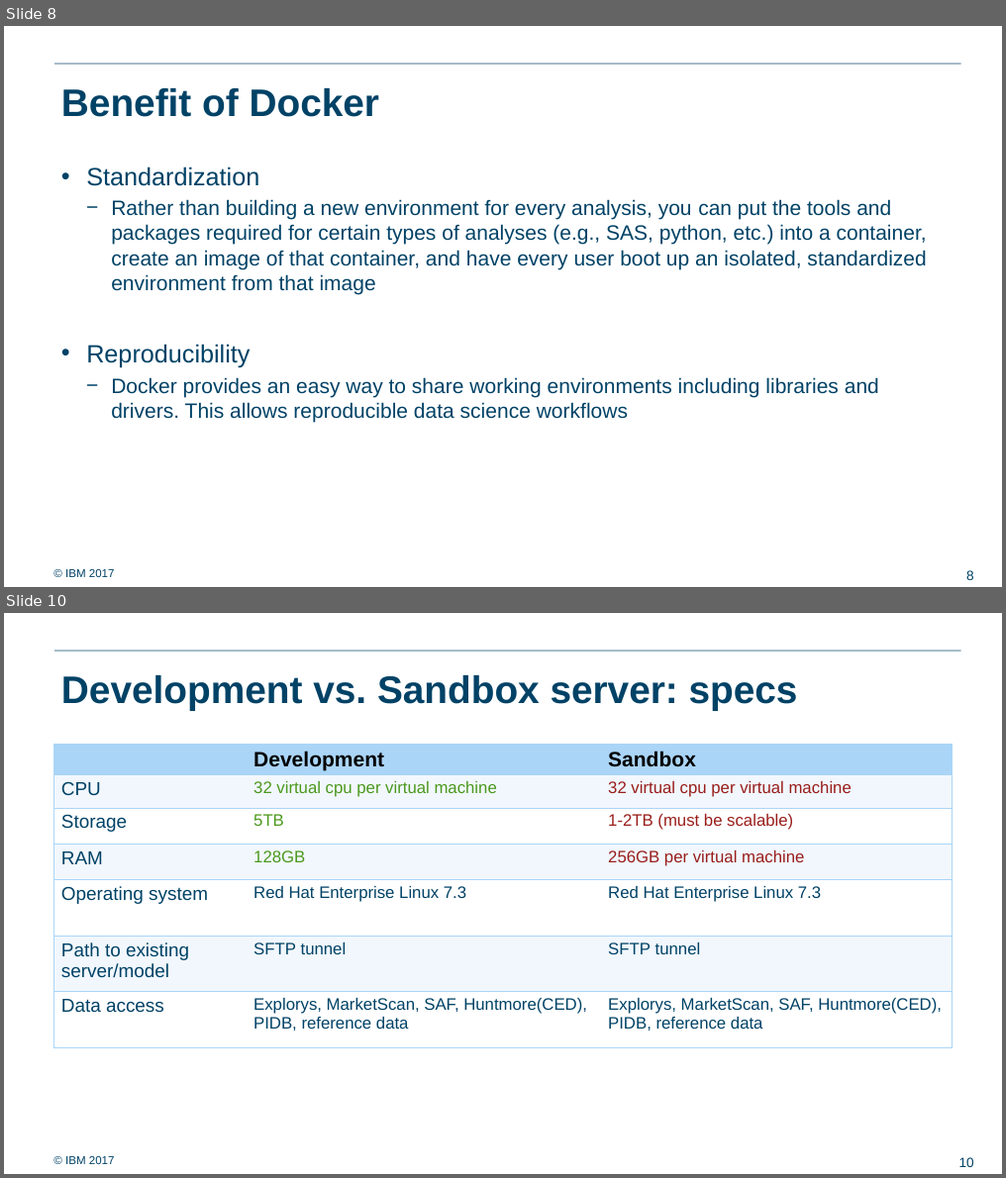
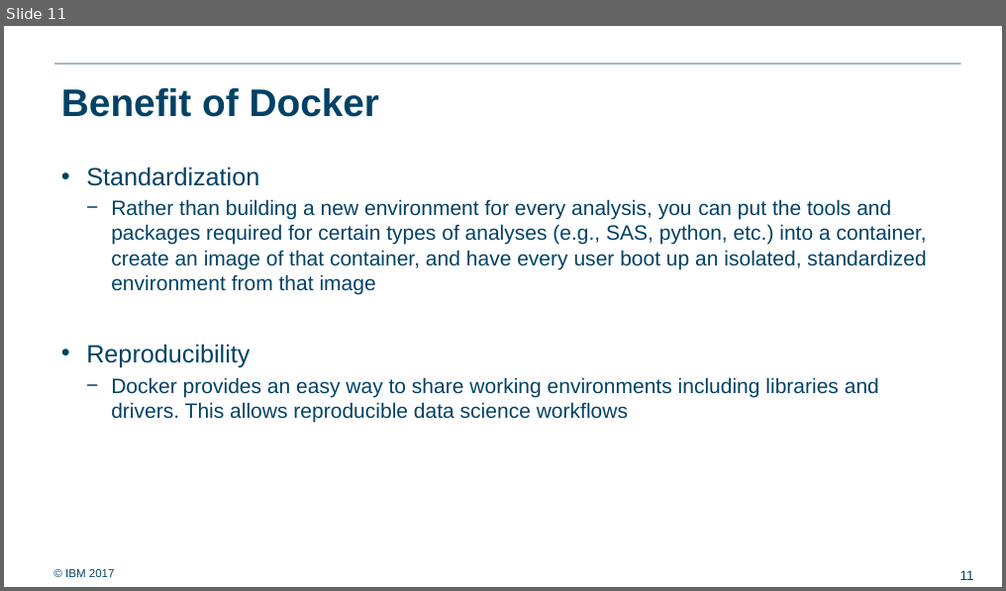
Before and after one commit to ralf0615/Analytics_project_backlog, a slide deck: Analytics_server_setup_v3.pptx. Shown one above the other, each under a label of ours: slides 8 and 10 before the commit, slide 11 after it; the slides between them are not shown. The pictures are 1006x1178 and 1006x591 pixels, drawn with LibreOffice and Linux fonts; fonts in the diff are those of the drawing; background and template pictures are left out. Boxes give left, top, right and bottom in pixels: in the first picture for what was removed or moved away, otherwise in the second. Text is boxed around its words. In the diff, an @@ line names an element or a change of style, - is before the commit and + after.

```diff
--- a/Analytics_server_setup_v3.pptx
+++ b/Analytics_server_setup_v3.pptx
@@ slide 10 removed at (4, 613, 1002, 1174), background #FFFFFF; not listed: 3 template elements that a slide beside it also shows @@
@@ title removed at (61, 675, 798, 710) @@
-Development vs. Sandbox server: specs
@@ table removed at (54, 744, 952, 1050), 7 rows, 3 columns @@
- | Development | Sandbox
-CPU | 32 virtual cpu per virtual machine | 32 virtual cpu per virtual machine
-Storage | 5TB | 1-2TB (must be scalable)
-RAM | 128GB | 256GB per virtual machine
-Operating system | Red Hat Enterprise Linux 7.3 | Red Hat Enterprise Linux 7.3
-Path to existing server/model | SFTP tunnel | SFTP tunnel
-Data access | Explorys, MarketScan, SAF, Huntmore(CED), PIDB, reference data | Explorys, MarketScan, SAF, Huntmore(CED), PIDB, reference data
@@ what was slide 8 is now slide 11 @@
@@ page number at (960, 570, 974, 580): text changed @@
-8
+11
```
Also in this commit, not shown: 7 slides changed, 2 slides added, 4 other files.
